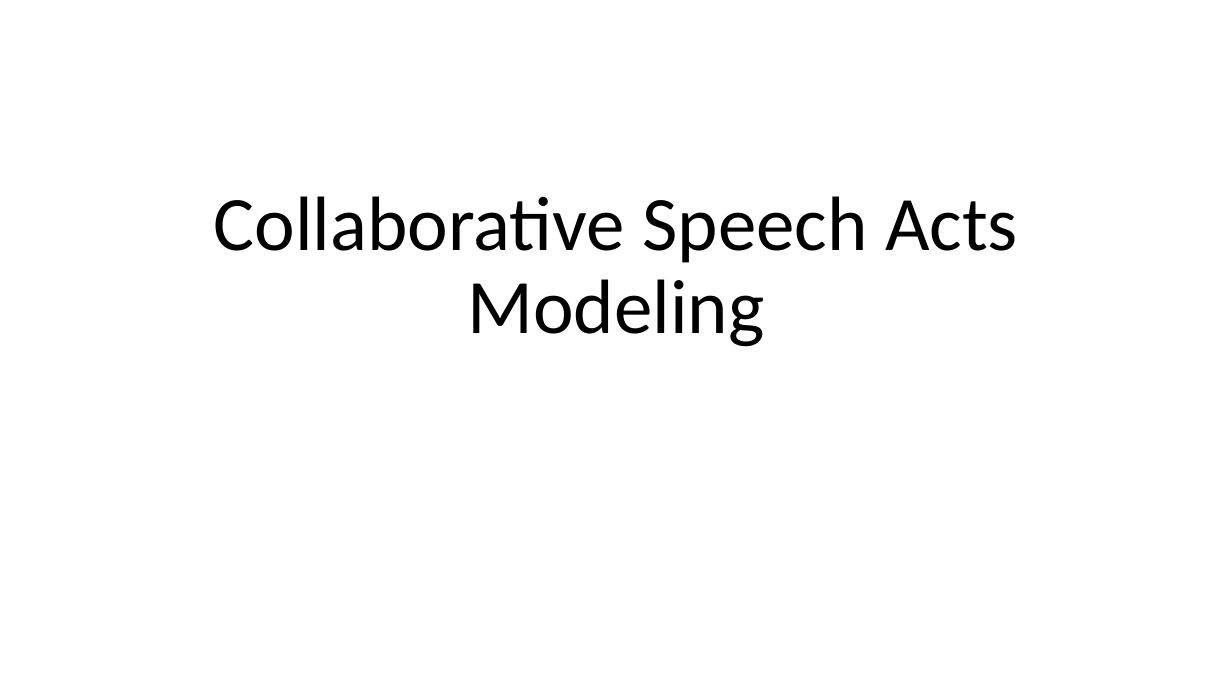
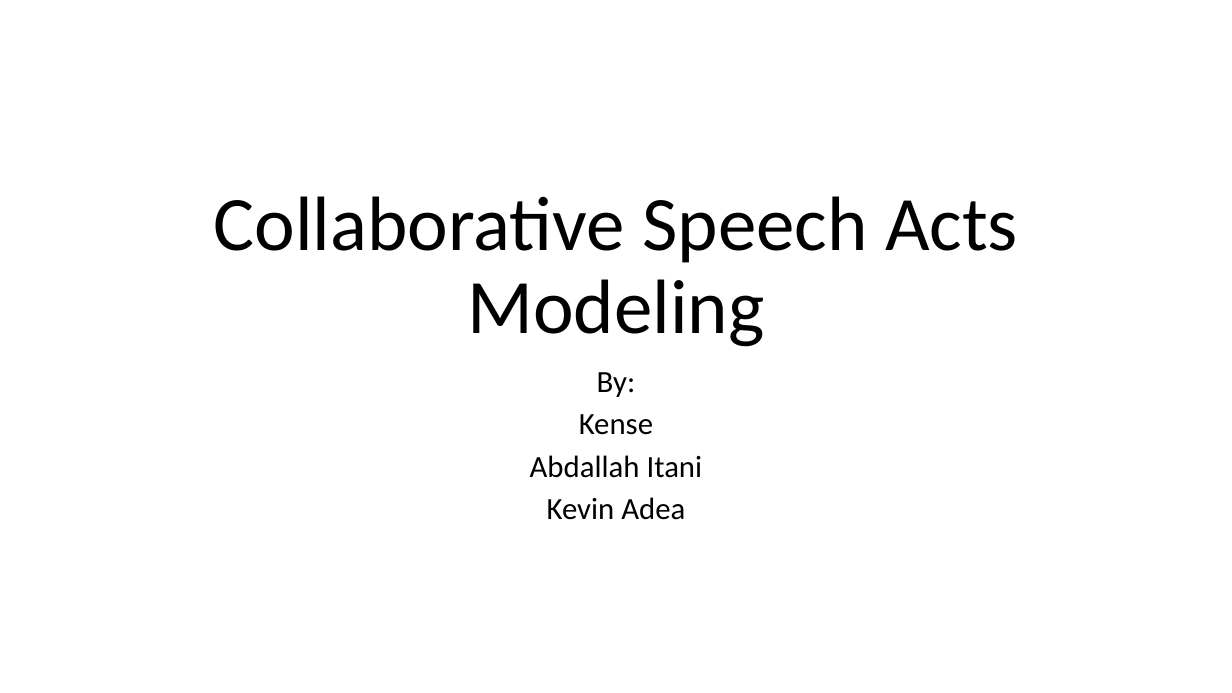
Before and after one commit to kensekense/unige-spring-2020, a slide deck: slide 1 of models/presentation1_CSAmodeling.pptx. Drawn at 1232x693 pixels with LibreOffice and Linux fonts; fonts in the diff are those of the drawing. Boxes give left, top, right and bottom in pixels: in the first picture for what was removed or moved away, otherwise in the second. Text is boxed around its words. In the diff, an @@ line names an element or a change of style, - is before the commit and + after.

```diff
--- a/models/presentation1_CSAmodeling.pptx
+++ b/models/presentation1_CSAmodeling.pptx
@@ subtitle added at <box>530,372,703,520</box>, 24 pt, text #000000 @@
+By:
+Kense
+Abdallah Itani
+Kevin Adea
```
Also in this commit, not shown: 3 other slides changed, 3 slides added.
